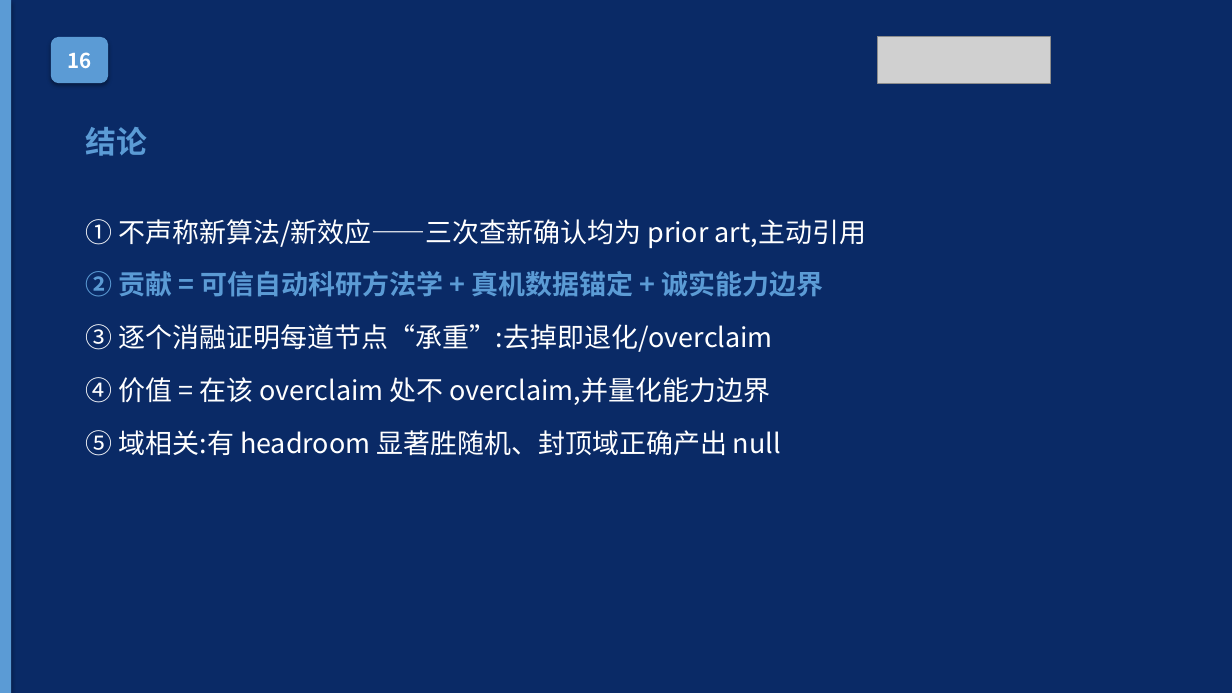
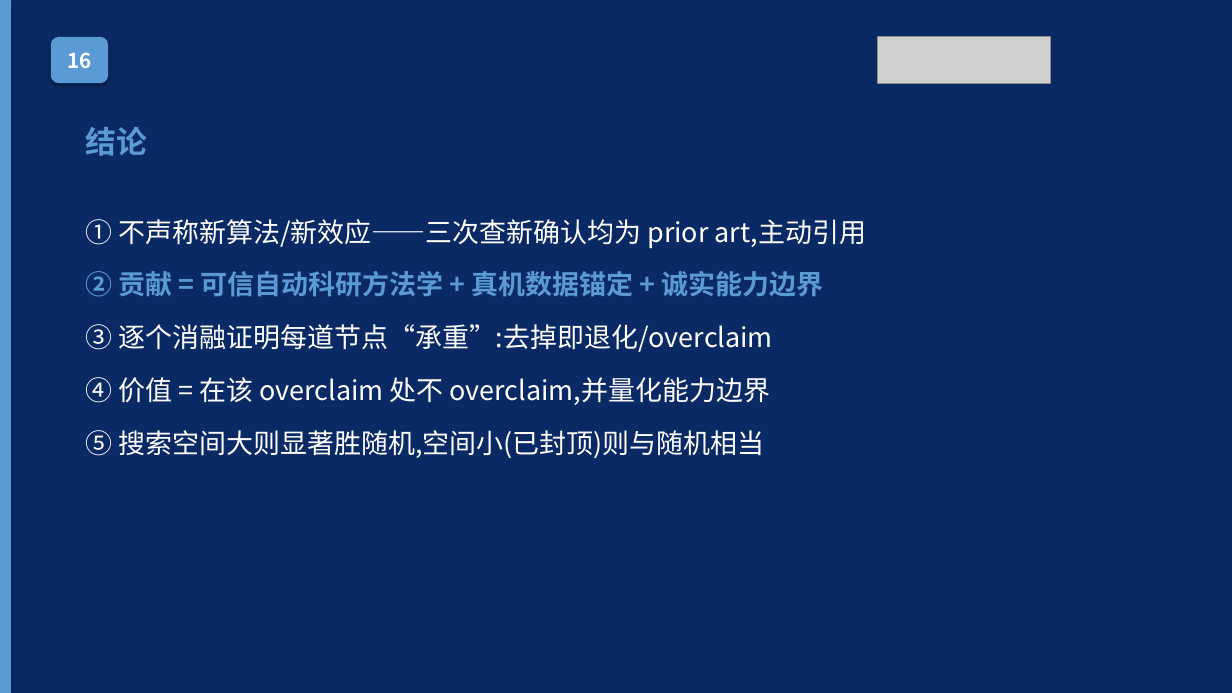
Before and after one commit to wbz0429/PathPlanningwithEnergy, a slide deck: slide 19 of autoresearch/energy_m100/experiments/midterm_defense.pptx. Drawn at 1232x693 pixels with LibreOffice and Linux fonts; fonts in the diff are those of the drawing; grey boxes stand for pictures. Boxes give left, top, right and bottom in pixels: in the first picture for what was removed or moved away, otherwise in the second. Text is boxed around its words. In the diff, an @@ line names an element or a change of style, - is before the commit and + after.

```diff
--- a/autoresearch/energy_m100/experiments/midterm_defense.pptx
+++ b/autoresearch/energy_m100/experiments/midterm_defense.pptx
@@ text at (86, 430, 765, 458): text changed @@
-⑤ 域相关:有 headroom 显著胜随机、封顶域正确产出 null
+⑤ 搜索空间大则显著胜随机,空间小(已封顶)则与随机相当
```
Also in this commit, not shown: 1 other slide changed, 3 other files.
